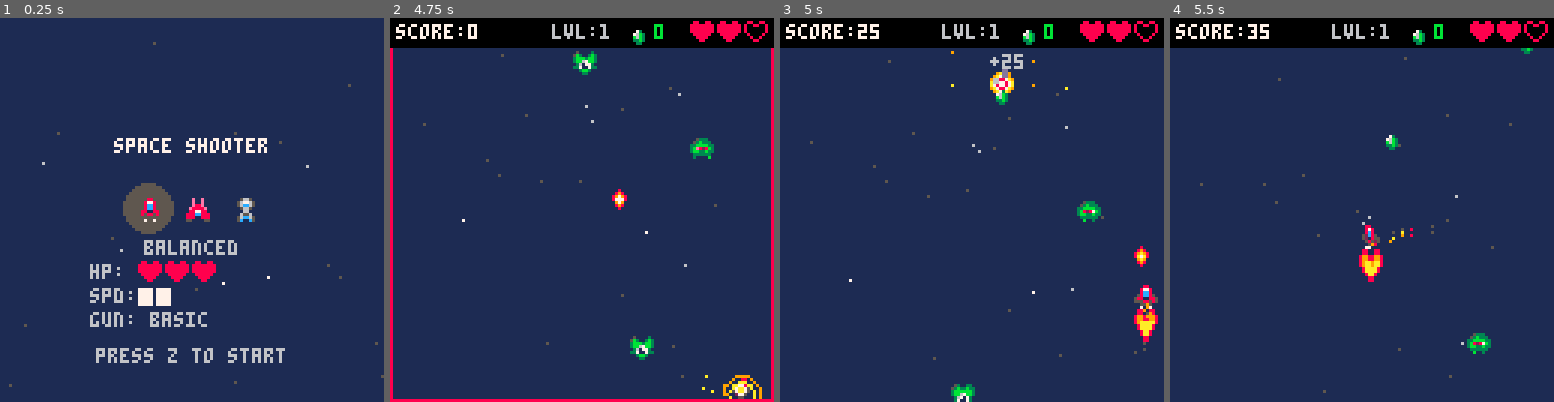
Above: before the commit, frames 1-4 (left to right).
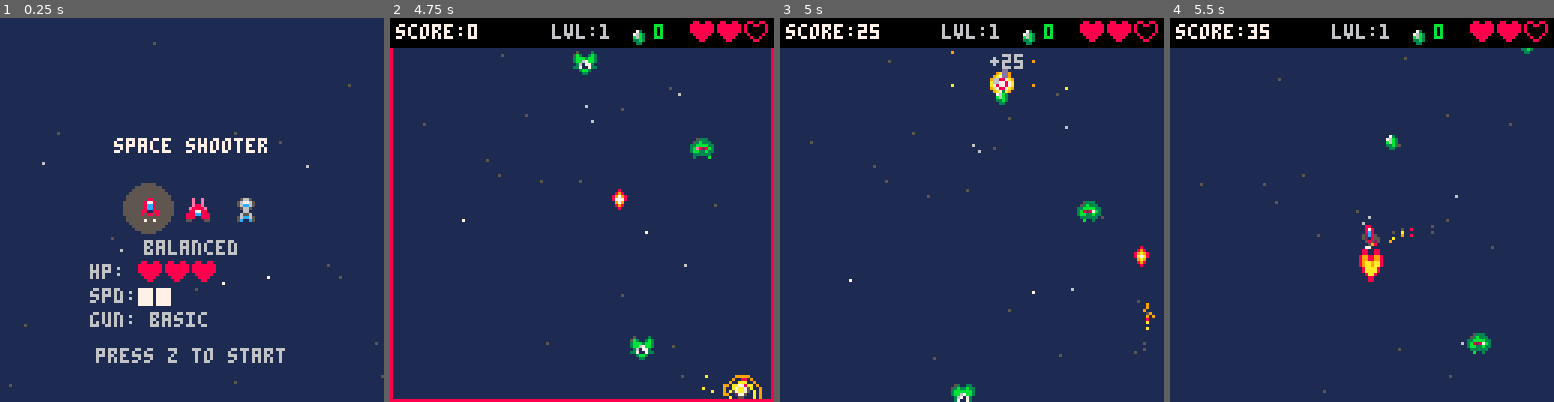
Above: after the commit, the same moments.

Repository: smithjustinn84-netizen/pico8-space-shooter
Game: PICO-8 cartridge space.p8
Same seed, same stepped clock (60 frames per second), same inputs: the game is played once before the commit and once after it.
Inputs:
- Up to frame 1 (0.25 s): no input
- Up to frame 2 (4.75 s): tap X (X key) at 0.33, 1.07, 1.85, 2.97, 4.08 s; tap O (Z key) at 0.7, 1.7, 2.1, 2.5, 2.9, 3.3, 3.7, 4.1, 4.5 s; hold Right 1.6-2.1 s; hold Up 2.15-2.42 s; hold Right 2.47-3.03 s; hold Left 3.08-3.58 s; hold Down 3.63-3.97 s; hold Right 4.02-4.68 s; hold Up from 4.73 s (still down)
- Up to frame 3 (5 s): keep holding Up; tap O (Z key) at 4.9 s
- Up to frame 4 (5.5 s): release Up at 5.03 s; hold Left from 5.08 s (still down); tap X (X key) at 5.2 s; tap O (Z key) at 5.3 s

Frames 1-2 are identical in both runs. In frame 3, 0.5% of the frame differs, in the area x 92-99%, y 69-85%; in frame 4, nothing differs.

Commit message:
feat: improve player i-frames with eased blinking and refine enemy flash effects

Diff:
--- a/space.p8
+++ b/space.p8
@@ -320,6 +320,7 @@
     hp = s.hp,
     max_hp = s.hp,
     iframes = 0,
+    max_iframes = 0,
     weapon = s.weapon,
     plasma_lv = s.plasma_lv,
     laser_lv = s.laser_lv,
@@ -466,18 +467,17 @@
     dx = 1
   end
 
+  if obj.iframes > 0 then
+    local ni = obj.iframes / max(1, obj.max_iframes)
+    -- quadratic ease-in: slow blink at start, fast blink near end
+    local period = max(2, flr(ni * ni * 12) + 2)
+    if (obj.iframes % period) < flr(period / 2) then
+      return
+    end
+  end
+
   draw_thruster(obj, dx)
-
-  local period = 2 + flr(obj.iframes / 15)
-  if obj.iframes > 0 and obj.iframes % period < flr(period / 2) then
-    for c = 0, 15 do
-      pal(c, 7)
-    end
-    spr(s, obj.x, obj.y)
-    pal()
-  else
-    spr(s, obj.x, obj.y)
-  end
+  spr(s, obj.x, obj.y)
 
   if obj.flash_t > 0 then
     draw_muzzle_flash(obj, dx)
@@ -531,6 +531,7 @@
 function damage_player(frames)
   p.hp -= 1
   p.iframes = frames
+  p.max_iframes = frames
   if p.hp <= 0 then player_death() end
 end
 
@@ -700,14 +701,7 @@
     mk_vy = function() return 0.3 + rnd(0.2) end,
     extra = function(e) e.hp = 4 end,
     draw_fn = function(en)
-      if en.flash and en.flash > 0 then
-        for c = 0, 15 do
-          pal(c, 7)
-        end
-        en.flash -= 1
-      end
       spr(S_ENEMY3 + flr(t() * 4) % 2, en.x, en.y)
-      pal()
     end
   },
   spinner = {
@@ -798,6 +792,12 @@
       if blink then
         line(self.x + 4, self.y + 9, self.x + 4, self.y + 14, 14)
       end
+    end
+    if self.flash and self.flash > 0 then
+      for c = 0, 15 do pal(c, 7) end
+      spr(S_ENEMY3 + flr(t() * 4) % 2, self.x, self.y)
+      pal()
+      self.flash -= 1
     end
   end
 
@@ -895,6 +895,12 @@
       dfn(self)
     else
       spr(self.sp + flr(t() * 4) % 2, self.x, self.y)
+    end
+    if self.flash and self.flash > 0 then
+      for c = 0, 15 do pal(c, 7) end
+      spr(self.sp + flr(t() * 4) % 2, self.x, self.y)
+      pal()
+      self.flash -= 1
     end
   end
   td.extra(e)
